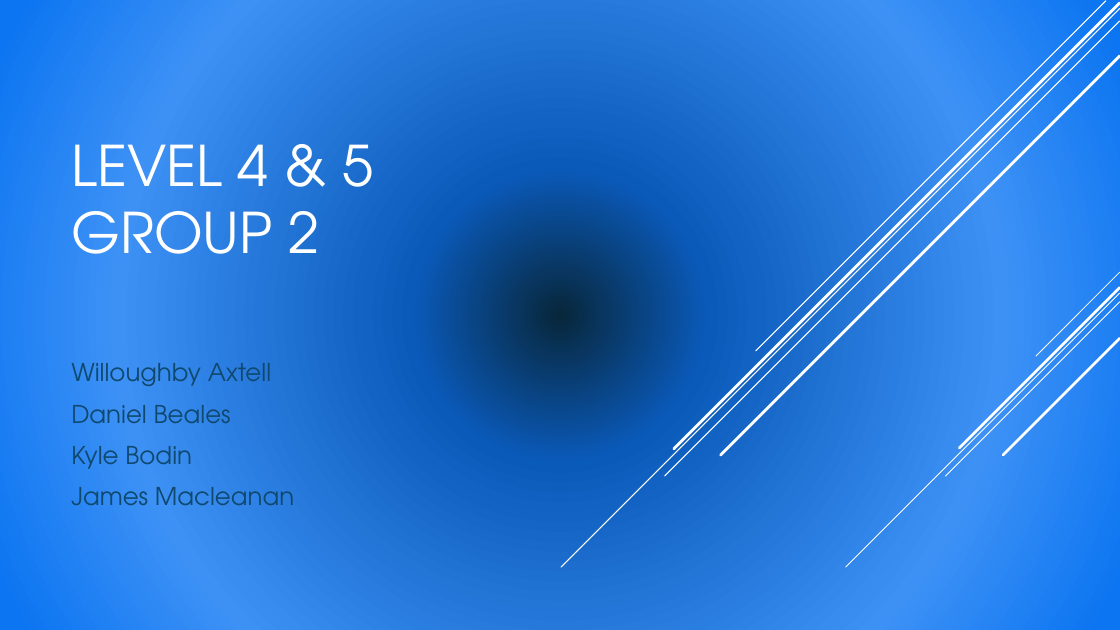
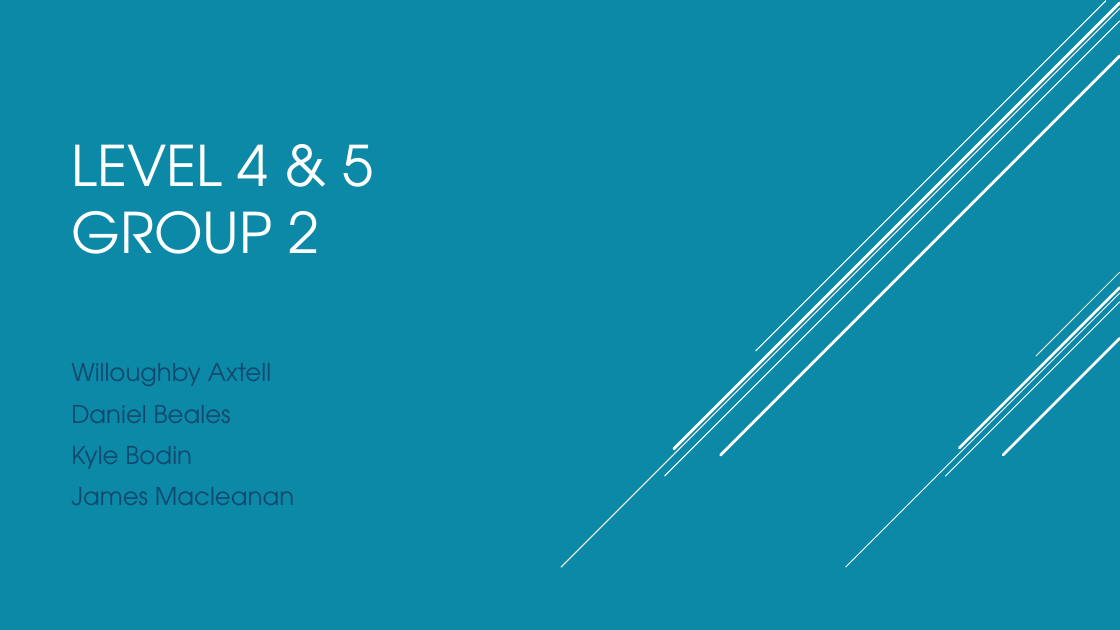
Before and after one commit to UoSGroupProjects1718/mgp-l4-5-group-2, a slide deck: slide 1 of LEVEL 4 & 5.pptx. Drawn at 1120x630 pixels with LibreOffice and Linux fonts; fonts in the diff are those of the drawing. Boxes give left, top, right and bottom in pixels: in the first picture for what was removed or moved away, otherwise in the second. Text is boxed around its words. In the diff, an @@ line names an element or a change of style, - is before the commit and + after.

```diff
--- a/LEVEL 4 & 5.pptx
+++ b/LEVEL 4 & 5.pptx
@@ background gradient #08273B to #0A5ABA to #3D91F5 to #0C75F1 to #0D89A8 @@
```
Also in this commit, not shown: 4 other slides changed, 6 slides added, 5 slides removed, 6 other files.
